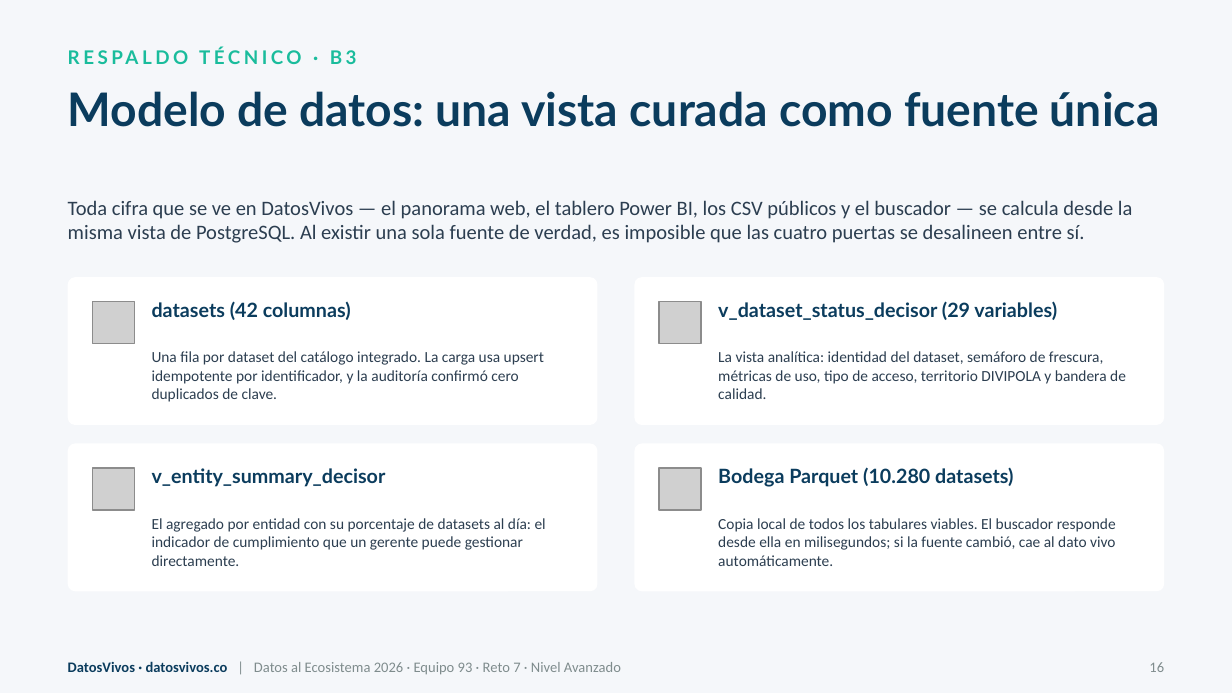
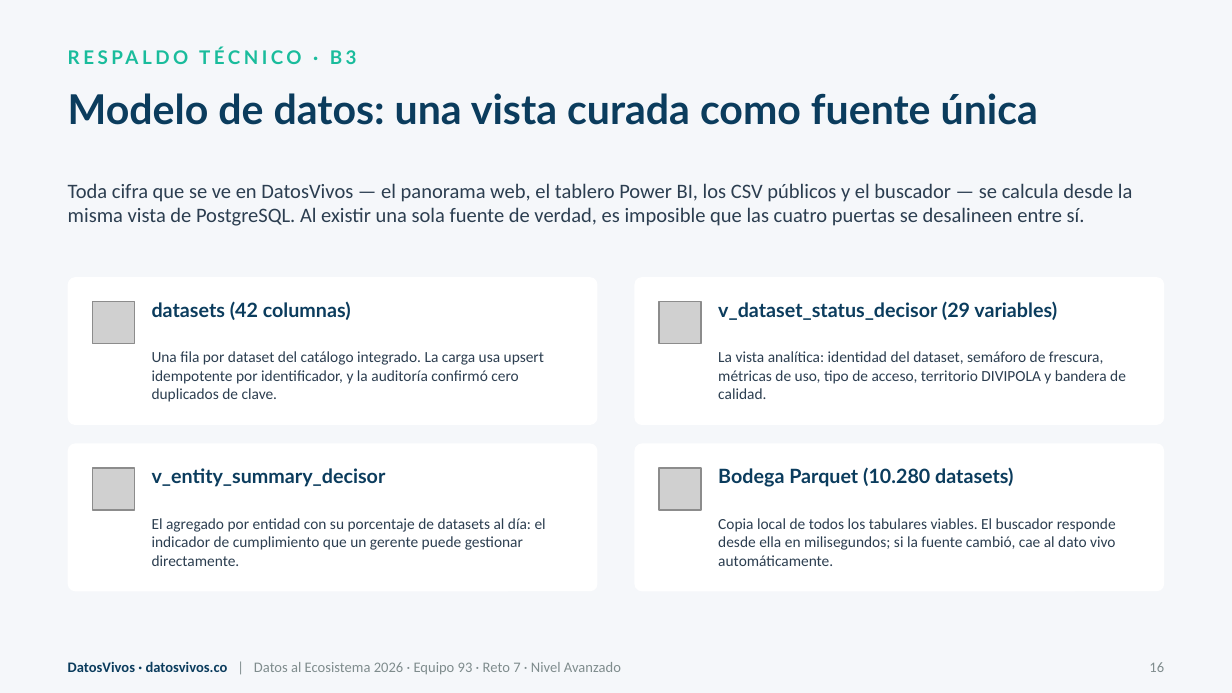
Before and after one commit to jsricop/DatosVivos, a slide deck: slide 17 of recursos/presentacion.pptx. Drawn at 1232x693 pixels with LibreOffice and Linux fonts; fonts in the diff are those of the drawing; grey boxes stand for pictures. Boxes give left, top, right and bottom in pixels: in the first picture for what was removed or moved away, otherwise in the second. Text is boxed around its words. In the diff, an @@ line names an element or a change of style, - is before the commit and + after.

```diff
--- a/recursos/presentacion.pptx
+++ b/recursos/presentacion.pptx
@@ text "Modelo de datos: una vista ..." at bbox=[68, 93, 1038, 125]: size 27 to 24 pt @@
@@ text "Toda cifra que se ve ...": place and size @@
-text "Toda cifra que se ve ..." at bbox=[68, 200, 1133, 243]
+text "Toda cifra que se ve ..." at bbox=[68, 183, 1133, 226]
```
Also in this commit, not shown: 11 other slides changed, 1 other file.
